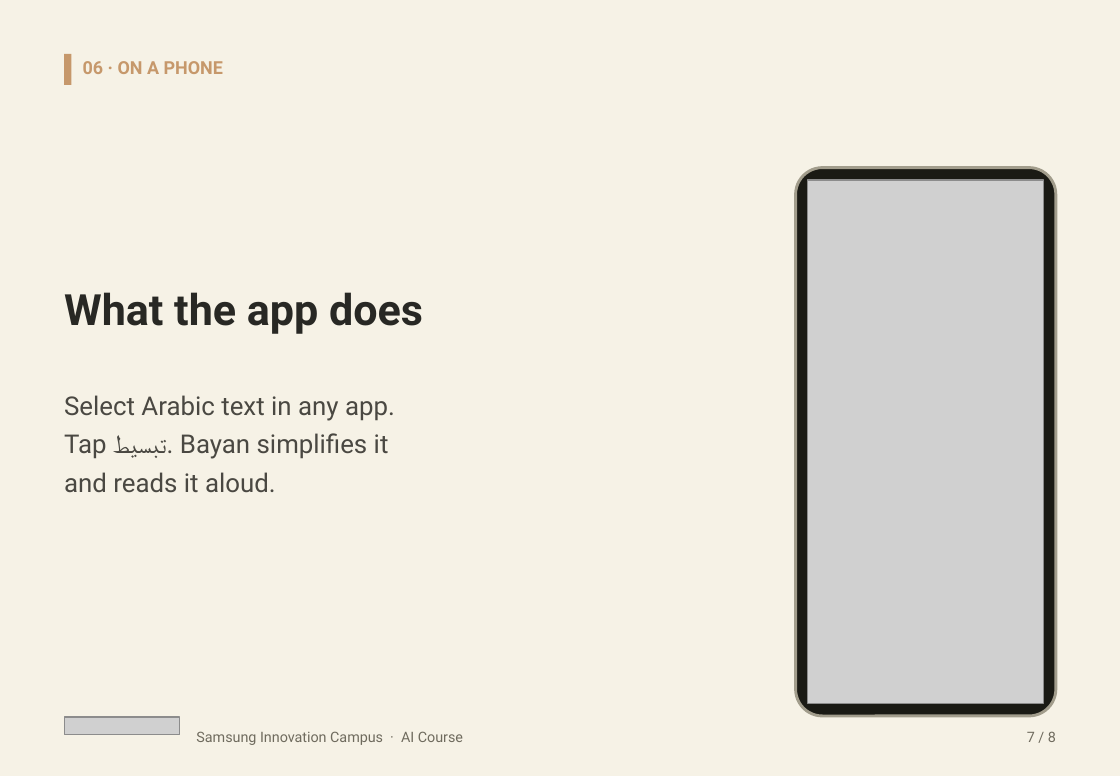
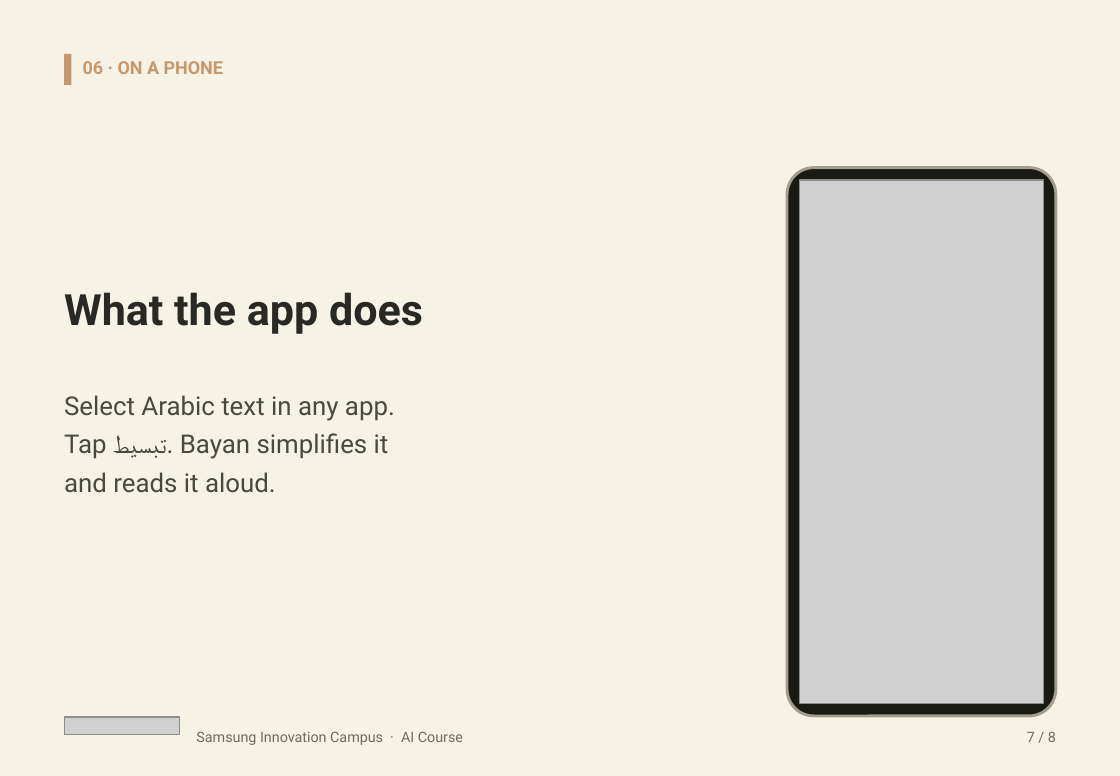
Before and after one commit to Cogni-Libya/Bayan, a slide deck: slide 18 of deliverables/04_presentation/Bayan_Submission.pptx. Drawn at 1120x776 pixels with LibreOffice and Linux fonts; fonts in the diff are those of the drawing; grey boxes stand for pictures. Boxes give left, top, right and bottom in pixels: in the first picture for what was removed or moved away, otherwise in the second. Text is boxed around its words. In the diff, an @@ line names an element or a change of style, - is before the commit and + after.

```diff
--- a/deliverables/04_presentation/Bayan_Submission.pptx
+++ b/deliverables/04_presentation/Bayan_Submission.pptx
@@ rounded rectangle resized from (x1=795, y1=168, x2=1056, y2=716) to (x1=787, y1=168, x2=1056, y2=716) @@
@@ rounded rectangle at (x1=787, y1=168, x2=1056, y2=716): proportions changed @@
@@ picture resized from (x1=808, y1=180, x2=1043, y2=703) to (x1=799, y1=180, x2=1043, y2=703) @@
```
Also in this commit, not shown: 4 other files.
